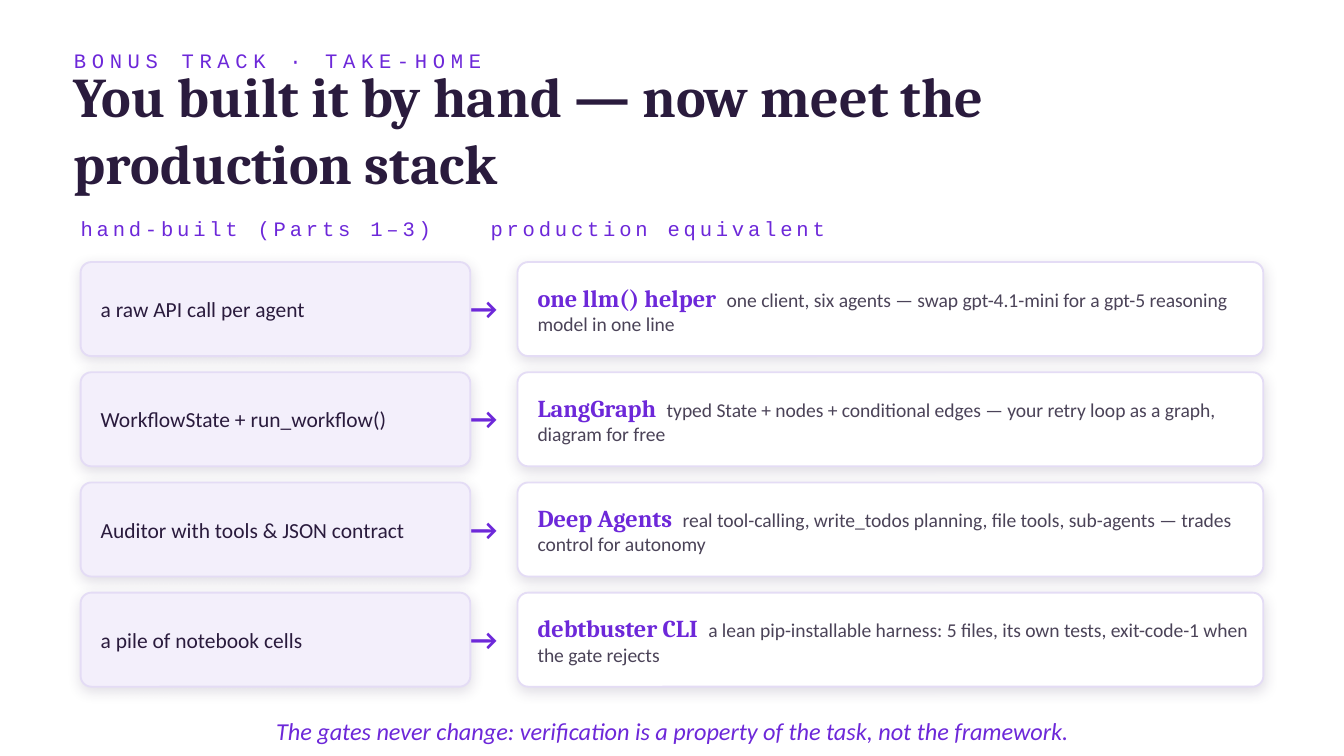
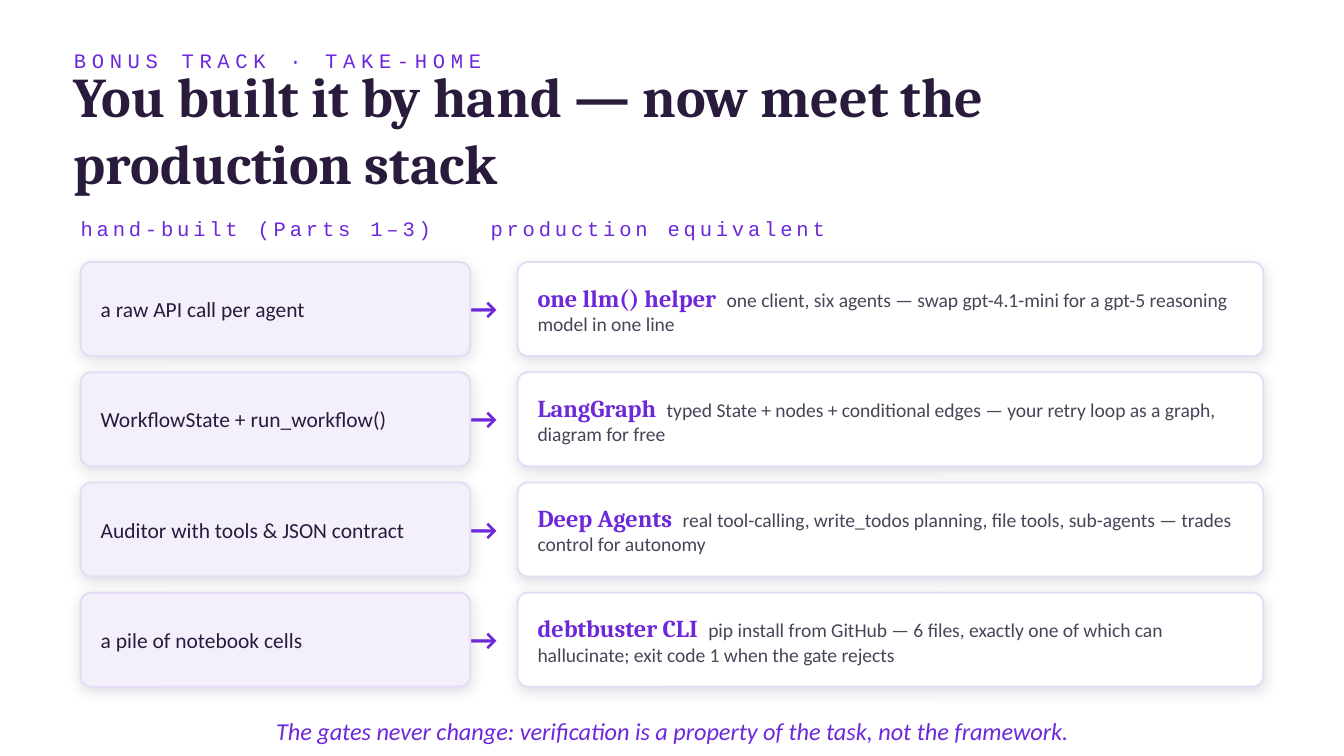
Before and after one commit to KarthikShivasankar/LLMA4SE-Workshop4, a slide deck: slide 18 of LLMA4SE_Workshop4_Slides.pptx (slide 17 before the commit). Drawn at 1344x756 pixels with LibreOffice and Linux fonts; fonts in the diff are those of the drawing. Boxes give left, top, right and bottom in pixels: in the first picture for what was removed or moved away, otherwise in the second. Text is boxed around its words. In the diff, an @@ line names an element or a change of style, - is before the commit and + after.

```diff
--- a/LLMA4SE_Workshop4_Slides.pptx
+++ b/LLMA4SE_Workshop4_Slides.pptx
@@ text at (x1=538, y1=620, x2=1163, y2=666): text changed @@
-debtbuster CLI a lean pip-installable harness: 5 files, its own tests, exit-code-1 when the gate rejects
+debtbuster CLI pip install from GitHub — 6 files, exactly one of which can hallucinate; exit code 1 when the gate rejects
```
Also in this commit, not shown: 11 other slides changed, 1 slide added, 25 other files.
